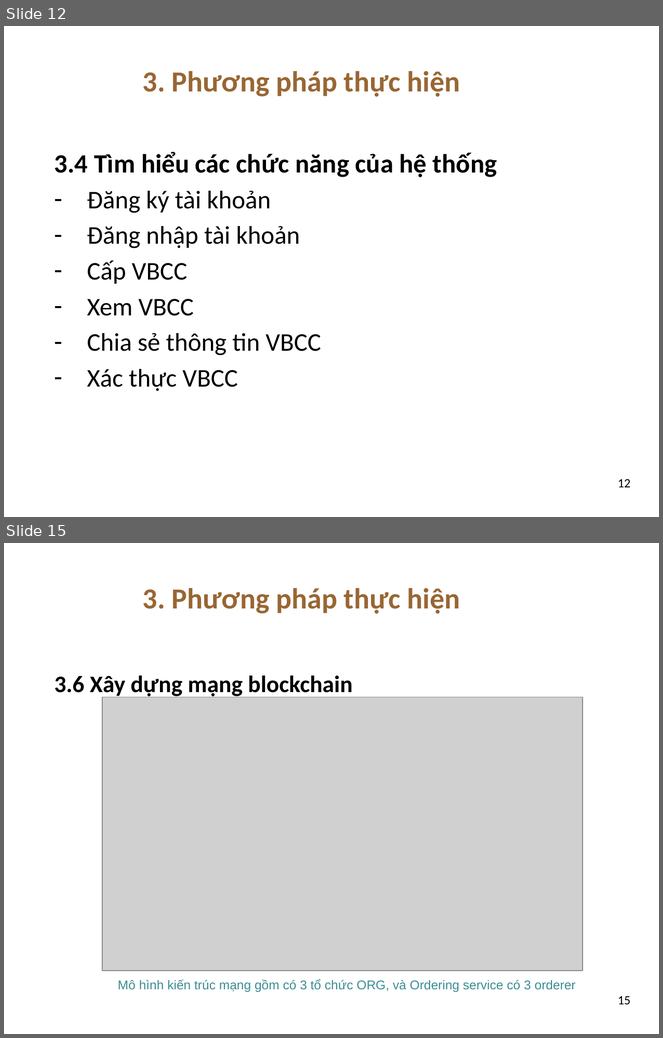
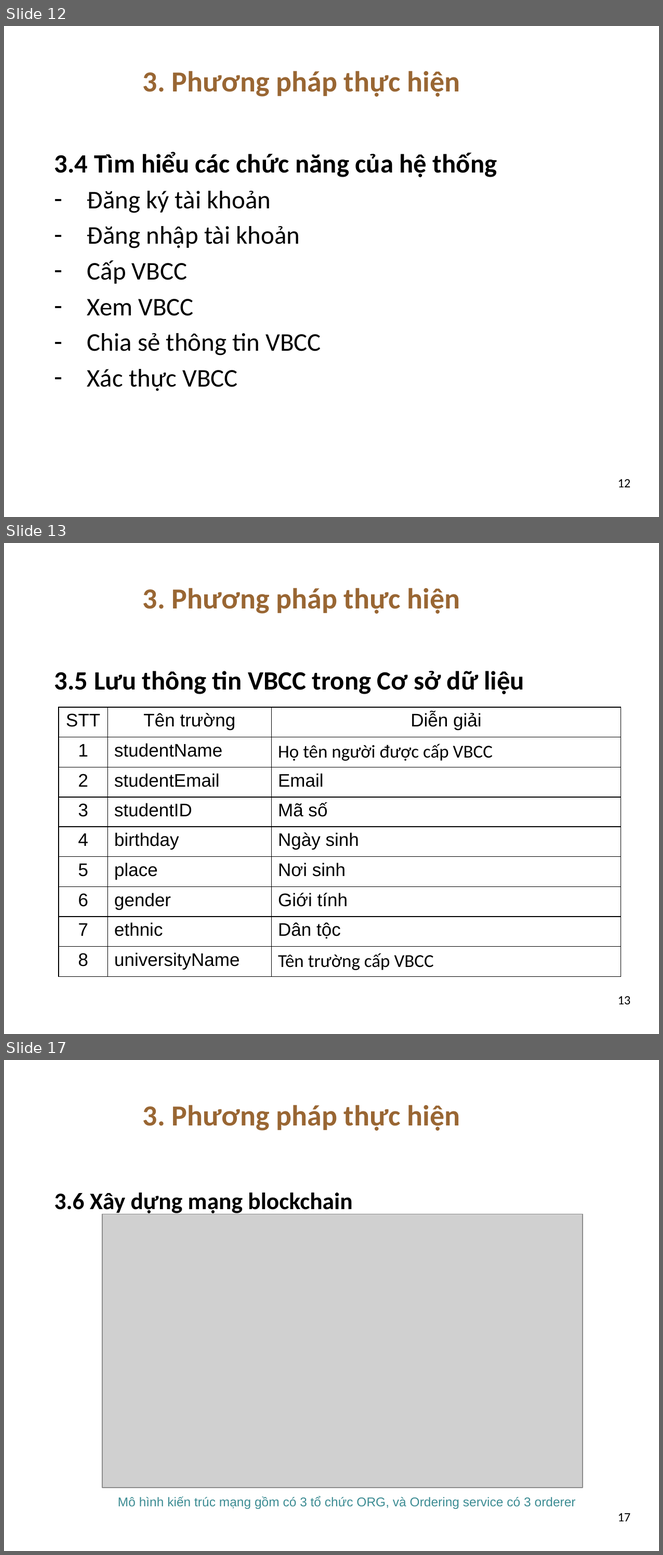
Before and after one commit to dtdungm/blockchain-vbcc, a slide deck: luan_van.pptx. Shown one above the other, each under a label of ours: slides 12 and 15 before the commit, slides 12, 13 and 17 after it; the slides between them are not shown. The pictures are 663x1038 and 663x1555 pixels, drawn with LibreOffice and Linux fonts; fonts in the diff are those of the drawing; grey boxes stand for pictures; background and template pictures are left out. Boxes give left, top, right and bottom in pixels: in the first picture for what was removed or moved away, otherwise in the second. Text is boxed around its words. In the diff, an @@ line names an element or a change of style, - is before the commit and + after.

```diff
--- a/luan_van.pptx
+++ b/luan_van.pptx
@@ slide 13 added at (x1=4, y1=543, x2=659, y2=1034), background picture (left out) @@
@@ title added at (x1=143, y1=588, x2=461, y2=614), 32 pt, text #996633, bold @@
+3. Phương pháp thực hiện
@@ text added at (x1=54, y1=671, x2=525, y2=694), 29 pt, text #000000, bold @@
+3.5 Lưu thông tin VBCC trong Cơ sở dữ liệu
@@ table added at (x1=59, y1=707, x2=621, y2=977), 9 rows, 3 columns @@
+STT | Tên trường | Diễn giải
+1 | studentName | Họ tên người được cấp VBCC
+2 | studentEmail | Email
+3 | studentID | Mã số
+4 | birthday | Ngày sinh
+5 | place | Nơi sinh
+6 | gender | Giới tính
+7 | ethnic | Dân tộc
+8 | universityName | Tên trường cấp VBCC
@@ page number added at (x1=618, y1=996, x2=631, y2=1005), 14 pt, text #000000 @@
+13
@@ what was slide 15 is now slide 17 @@
@@ page number at (x1=618, y1=1513, x2=631, y2=1522): text changed @@
-15
+17
```
Also in this commit, not shown: 2 slides changed, 1 other slide added.
